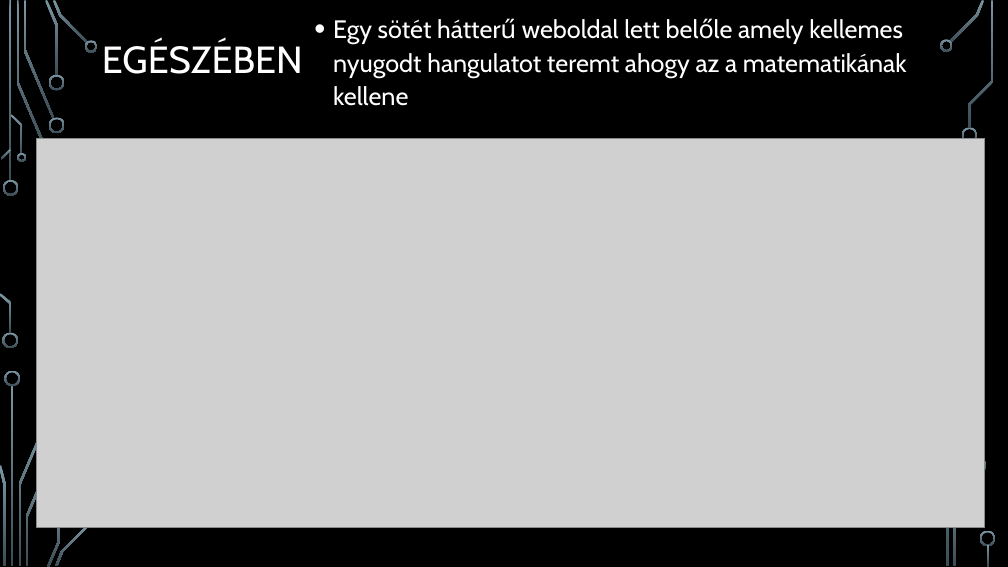
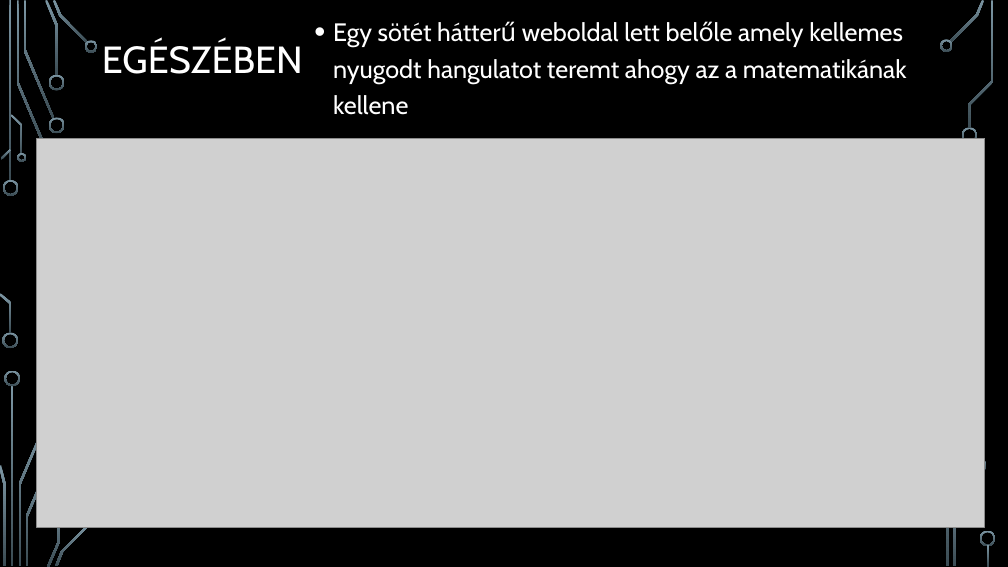
Before and after one commit to BlokOfWood/komplexprogramozasmegoldas, a slide deck: slide 4 of Komplex-programozás-project.pptx. Drawn at 1008x567 pixels with LibreOffice and Linux fonts; fonts in the diff are those of the drawing; grey boxes stand for pictures; background and template pictures are left out. Boxes give left, top, right and bottom in pixels: in the first picture for what was removed or moved away, otherwise in the second. Text is boxed around its words. In the diff, an @@ line names an element or a change of style, - is before the commit and + after.

```diff
--- a/Komplex-programozás-project.pptx
+++ b/Komplex-programozás-project.pptx
@@ text "Egy sötét hátterű weboldal lett ..." at [333,22,907,115]: line spacing 1.1 to 1.2 @@
```
Also in this commit, not shown: 1 other slide changed, 1 slide added.
